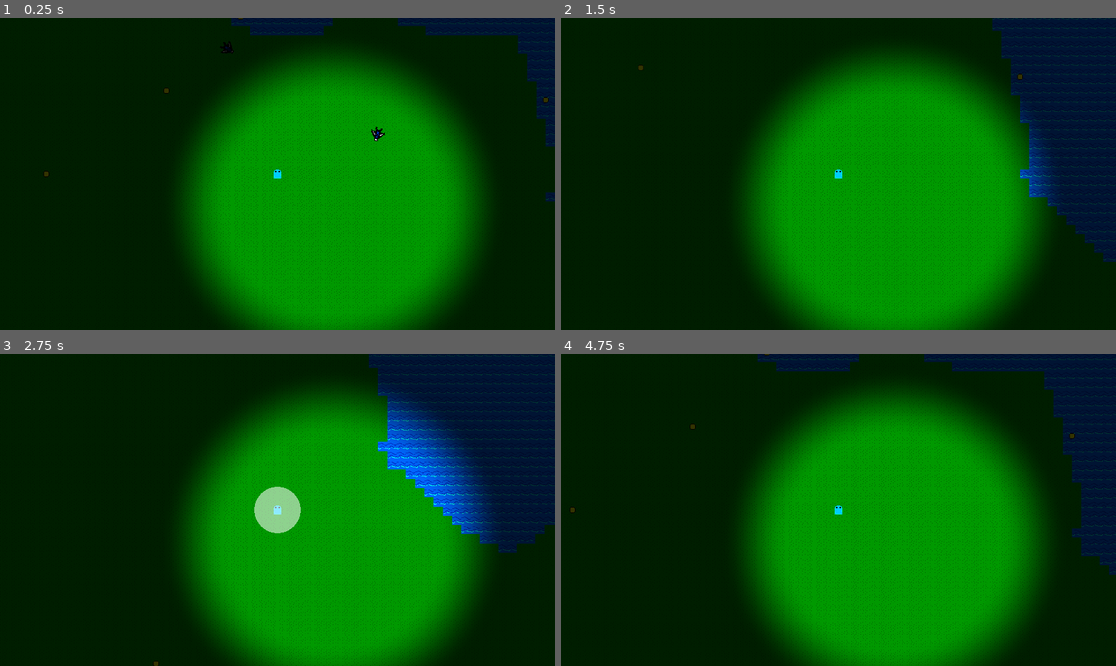
Above: before the commit, frames 1-4 (two rows, left to right).
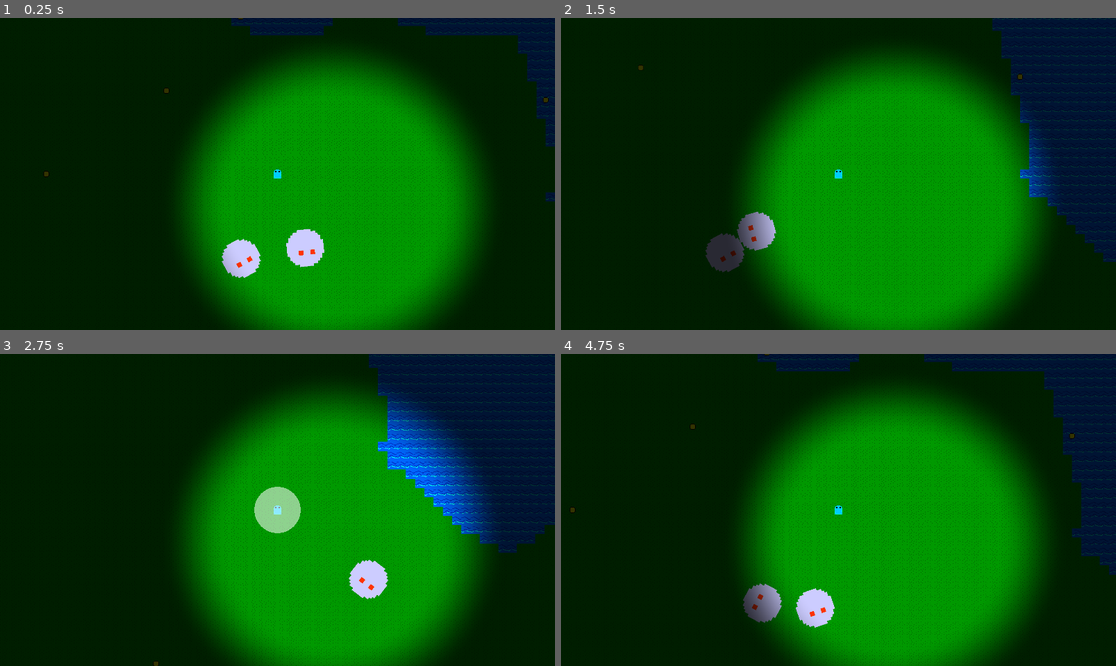
Above: after the commit, the same moments.

Repository: Kyhel/lost-in-pixels
Game: Godot game, scene res://scenes/game.tscn
The game is run twice, just before and just after one commit, with the same random seed, the same clock (stepped at 60 frames per second) and the same inputs.
Inputs:
- Up to frame 1 (0.25 s): no input
- Up to frame 2 (1.5 s): hold Right (ui_right) 0.53-1.28 s; hold F (attack) 0.53-1.28 s; hold Down (ui_down) from 1.28 s (still down); tap F (attack) at 1.35 s
- Up to frame 3 (2.75 s): release Down (ui_down) at 2.03 s; hold Right (ui_right) from 2.03 s (still down); hold F (attack) from 2.03 s (still down)
- Up to frame 4 (4.75 s): release Right (ui_right) at 2.78 s; release F (attack) at 2.78 s; hold Up (ui_up) 2.78-3.53 s; tap F (attack) at 2.85, 4.35 s; hold F (attack) 3.53-4.28 s; hold Left (ui_left) from 3.53 s (still down)

The runs differ from the first frame. In frame 1, 1.4% of the frame differs, in the area x 39-70%, y 7-84%; in frame 2, 1.3%; in frame 3, 0.7%; in frame 4, 1.3%.

Commit message:
Spawn rabbits

Diff:
--- /dev/null
+++ b/data/items/apple.tres
@@ -0,0 +1,11 @@
+[gd_resource type="Resource" script_class="ItemData" format=3 uid="uid://b5yf6sdpcuvkd"]
+
+[ext_resource type="Script" uid="uid://b12224xo0dkcj" path="res://data/items/item_data.gd" id="1_hpaic"]
+[ext_resource type="Texture2D" uid="uid://dawciy0006qxw" path="res://assets/food/apple.png" id="2_j163c"]
+
+[resource]
+script = ExtResource("1_hpaic")
+id = &"apple"
+display_name = "Apple"
+texture = ExtResource("2_j163c")
+metadata/_custom_type_script = "uid://b12224xo0dkcj"
--- /dev/null
+++ b/data/items/carrot.tres
@@ -0,0 +1,15 @@
+[gd_resource type="Resource" script_class="ItemData" format=3 uid="uid://d4fipfqbnme6i"]
+
+[ext_resource type="Script" uid="uid://b12224xo0dkcj" path="res://data/items/item_data.gd" id="1_6g0dw"]
+[ext_resource type="Texture2D" uid="uid://ck3xw0ro28ot1" path="res://assets/Items.png" id="2_cmqf5"]
+
+[sub_resource type="AtlasTexture" id="AtlasTexture_ba1um"]
+atlas = ExtResource("2_cmqf5")
+region = Rect2(0, 16, 16, 16)
+
+[resource]
+script = ExtResource("1_6g0dw")
+id = &"carrot"
+display_name = "Carrot"
+texture = SubResource("AtlasTexture_ba1um")
+metadata/_custom_type_script = "uid://b12224xo0dkcj"
--- a/data/items/coin.tres
+++ b/data/items/coin.tres
@@ -1,15 +1,12 @@
 [gd_resource type="Resource" script_class="ItemData" format=3 uid="uid://djv3immofhr8w"]
 
 [ext_resource type="Script" uid="uid://b12224xo0dkcj" path="res://data/items/item_data.gd" id="1_m506g"]
-[ext_resource type="Texture2D" uid="uid://ck3xw0ro28ot1" path="res://assets/Items.png" id="2_nd8hd"]
-
-[sub_resource type="AtlasTexture" id="AtlasTexture_nd8hd"]
-atlas = ExtResource("2_nd8hd")
-region = Rect2(0, 0, 16, 16)
+[ext_resource type="Texture2D" uid="uid://bybgxotfpjafy" path="res://assets/objects/coin.png" id="2_nd8hd"]
 
 [resource]
 script = ExtResource("1_m506g")
 id = &"coin"
 display_name = "Coin"
-texture = SubResource("AtlasTexture_nd8hd")
+region = Rect2(0, 0.05, 16, 16)
+texture = ExtResource("2_nd8hd")
 metadata/_custom_type_script = "uid://b12224xo0dkcj"
--- a/data/items/health_potion.tres
+++ b/data/items/health_potion.tres
@@ -1,15 +1,11 @@
 [gd_resource type="Resource" script_class="ItemData" format=3 uid="uid://cib1t58m6m2i4"]
 
 [ext_resource type="Script" uid="uid://b12224xo0dkcj" path="res://data/items/item_data.gd" id="1_8kas0"]
-[ext_resource type="Texture2D" uid="uid://ck3xw0ro28ot1" path="res://assets/Items.png" id="2_dvv3t"]
-
-[sub_resource type="AtlasTexture" id="AtlasTexture_q6ixs"]
-atlas = ExtResource("2_dvv3t")
-region = Rect2(16, 0, 16, 16)
+[ext_resource type="Texture2D" uid="uid://c85gv2hc4wv84" path="res://assets/objects/health_potion.png" id="2_dvv3t"]
 
 [resource]
 script = ExtResource("1_8kas0")
 id = &"health_potion"
 display_name = "Health potion"
-texture = SubResource("AtlasTexture_q6ixs")
+texture = ExtResource("2_dvv3t")
 metadata/_custom_type_script = "uid://b12224xo0dkcj"
--- a/data/items/item_data.gd
+++ b/data/items/item_data.gd
@@ -4,8 +4,6 @@
 @export var id: StringName
 @export var display_name: String = ""
 @export var description: String = ""
-@export var region: Rect2 = Rect2(0, 0, 16, 16)
-
 @export var texture: Texture2D
 
 @export var stackable: bool = false
--- a/entities/creature.gd
+++ b/entities/creature.gd
@@ -26,7 +26,8 @@
 		is_big = creature_data.size_type == CreatureData.CreatureSize.BIG
 		if creature_data.sprite != null:
 			$Sprite2D.texture = creature_data.sprite
-			$Sprite2D.scale = Vector2(creature_data.size, creature_data.size) / $Sprite2D.texture.get_size()
+			var texture_size = $Sprite2D.texture.get_size()
+			$Sprite2D.scale = Vector2.ONE * (float(creature_data.size) / max(texture_size.x, texture_size.y))
 		if creature_data.behavior_tree != null:
 			var tree = creature_data.behavior_tree.instantiate()
 			tree.name = "BehaviorTree"
@@ -45,8 +46,8 @@
 	if has_node("BehaviorTree"):
 		get_node("BehaviorTree").tick(self, delta)
 	move_and_slide()
-	if is_big:  # BIG
-		PushPriorityHelper.push_away_overlapping(self, LAYER_SMALL_CREATURES | LAYER_PLAYER)
+	#if is_big:  # BIG
+		#PushPriorityHelper.push_away_overlapping(self, LAYER_SMALL_CREATURES | LAYER_PLAYER)
 
 
 func take_damage(amount: int, source: Node = null) -> void:
--- /dev/null
+++ b/entities/passive/rabbit.tres
@@ -0,0 +1,11 @@
+[gd_resource type="Resource" script_class="CreatureData" format=3 uid="uid://06r8vifs4yfn"]
+
+[ext_resource type="Script" uid="uid://clk4ii14vm1a2" path="res://entities/creature_data.gd" id="1_7ksi1"]
+[ext_resource type="PackedScene" uid="uid://db17ppkcy4q3o" path="res://entities/wandering_bt.tscn" id="1_fyaif"]
+[ext_resource type="Texture2D" uid="uid://fy0y4hm3l8qb" path="res://assets/creatures/rabbit.png" id="3_i472i"]
+
+[resource]
+script = ExtResource("1_7ksi1")
+sprite = ExtResource("3_i472i")
+behavior_tree = ExtResource("1_fyaif")
+metadata/_custom_type_script = "uid://clk4ii14vm1a2"
--- a/entities/world_item.gd
+++ b/entities/world_item.gd
@@ -12,8 +12,6 @@
 	if item_data and item_data.texture:
 		var sprite := $Sprite2D
 		sprite.texture = item_data.texture
-		sprite.region_enabled = true
-		sprite.region_rect = item_data.region
 
 func can_be_picked_up(by: Node) -> bool:
 	return true
--- a/systems/entities_manager.gd
+++ b/systems/entities_manager.gd
@@ -5,6 +5,9 @@
 var creature_scene = preload("res://entities/creature.tscn")
 var wandering_bird_data: CreatureData = preload("res://entities/wandering_bird.tres") as CreatureData
 var big_wandering_data: CreatureData = preload("res://entities/big_wandering.tres") as CreatureData
+var rabbit_data: CreatureData = preload("res://entities/passive/rabbit.tres") as CreatureData
+
+var creature_data_list := [wandering_bird_data, big_wandering_data, rabbit_data]
 
 func on_chunk_unloaded(chunk: Vector2i):
 
@@ -27,11 +30,11 @@
 
 	var entities = []
 
-	var entity_count = rng.randi_range(1, 3)
+	var entity_count = rng.randi_range(1, 5)
 
 	for i in range(entity_count):
 		var creature = creature_scene.instantiate()
-		creature.creature_data = wandering_bird_data if rng.randf() < 0.5 else big_wandering_data
+		creature.creature_data = creature_data_list.pick_random()
 
 		var local_x = rng.randi_range(0, ChunkManager.CHUNK_SIZE - 1)
 		var local_y = rng.randi_range(0, ChunkManager.CHUNK_SIZE - 1)
Binary file removed: assets/Items.png
Binary file added: assets/creatures/rabbit.png
Not shown, added: assets/creatures/rabbit.png.import
Binary file added: assets/food/apple.png
Not shown, changed: assets/food/apple.png.import
Binary file added: assets/food/carrot.png
Not shown, added: assets/food/carrot.png.import
Binary file added: assets/objects/coin.png
Not shown, added: assets/objects/coin.png.import
Binary file added: assets/objects/health_potion.png
Not shown, added: assets/objects/health_potion.png.import
Not shown, changed: .gitignore
